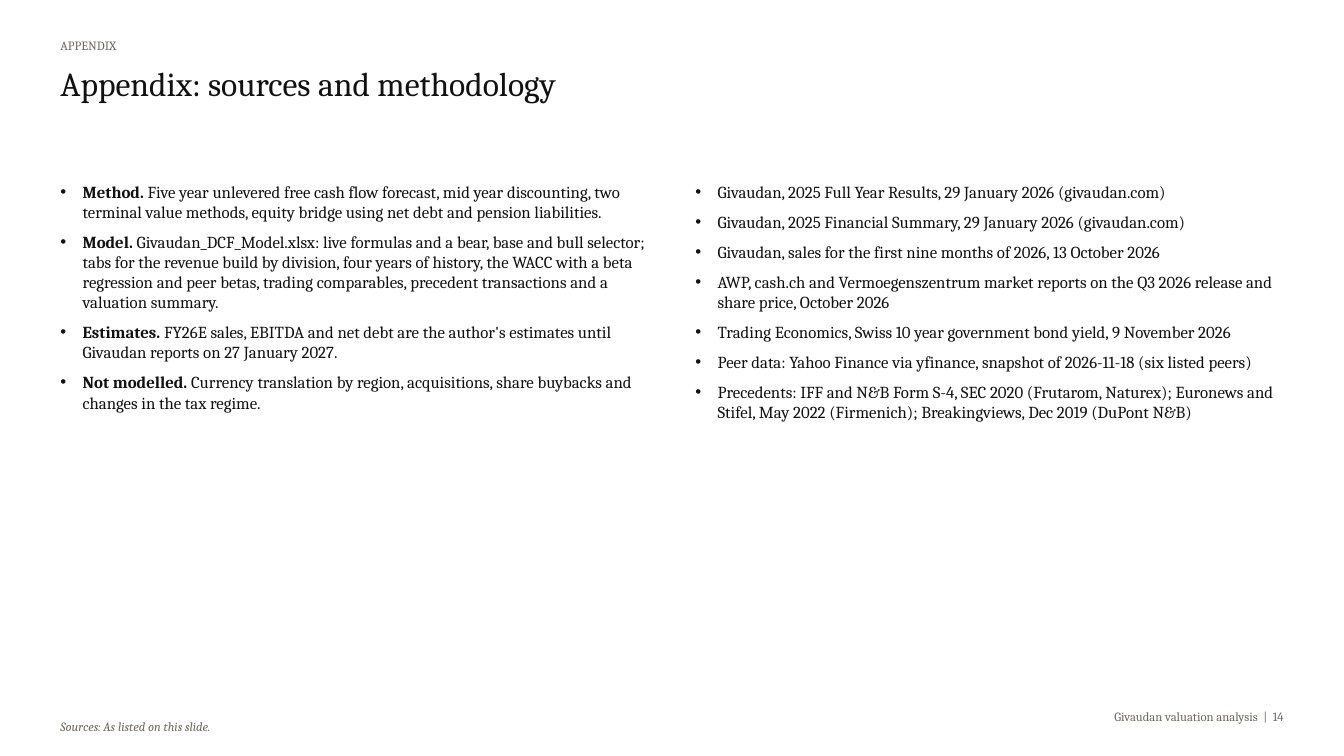
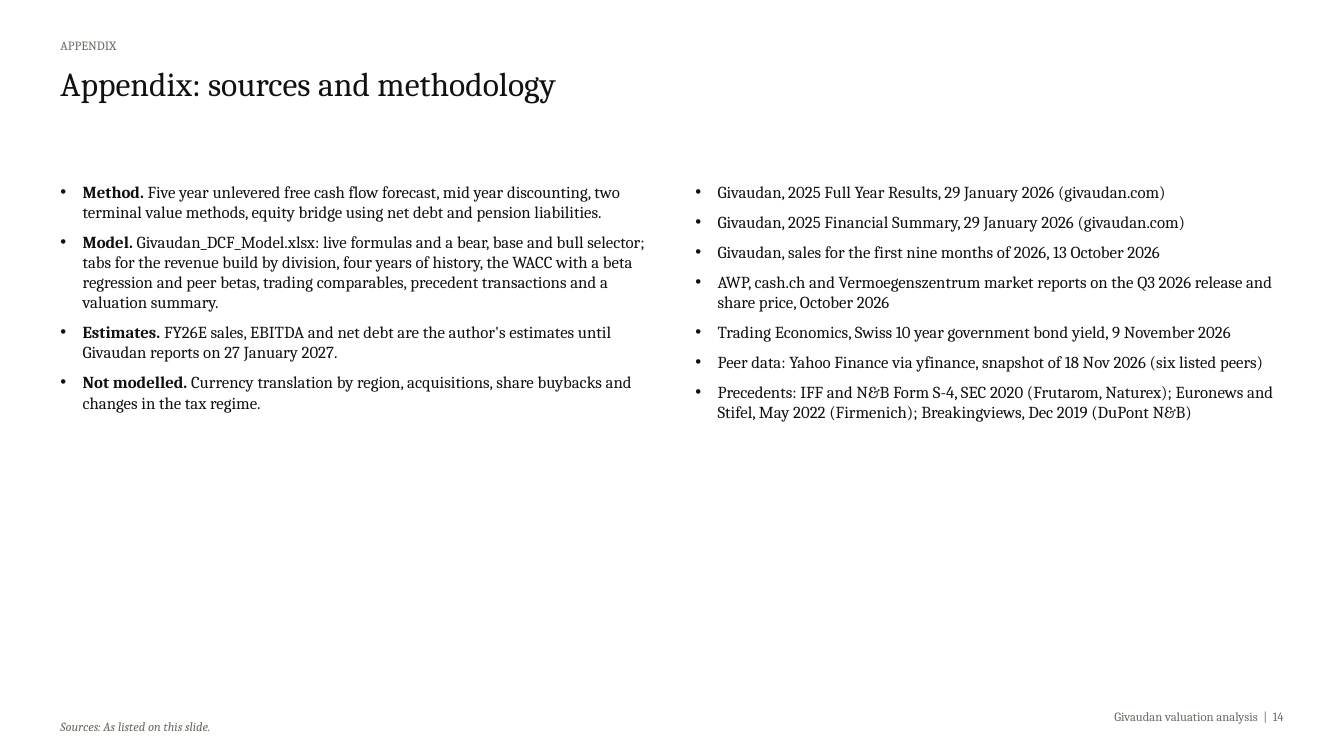
Before and after one commit to pascalielric/financelab, a slide deck: slide 14 of downloads/Givaudan_Valuation_Deck.pptx. Drawn at 1344x756 pixels with LibreOffice and Linux fonts; fonts in the diff are those of the drawing. Boxes give left, top, right and bottom in pixels: in the first picture for what was removed or moved away, otherwise in the second. Text is boxed around its words. In the diff, an @@ line names an element or a change of style, - is before the commit and + after.

```diff
--- a/downloads/Givaudan_Valuation_Deck.pptx
+++ b/downloads/Givaudan_Valuation_Deck.pptx
@@ text at box(718, 356, 1263, 372): text changed @@
-• Peer data: Yahoo Finance via yfinance, snapshot of 2026-11-18 (six listed peers)
+• Peer data: Yahoo Finance via yfinance, snapshot of 18 Nov 2026 (six listed peers)
```
Also in this commit, not shown: 13 other slides changed, 19 other files.
